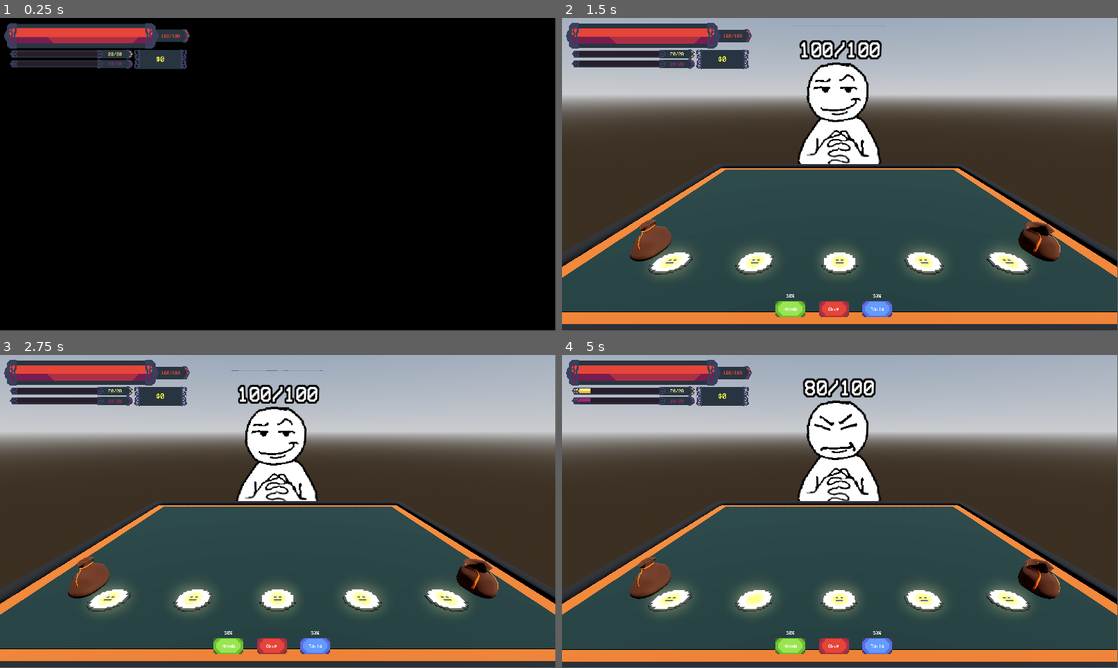
Above: before the commit, frames 1-4 (two rows, left to right).
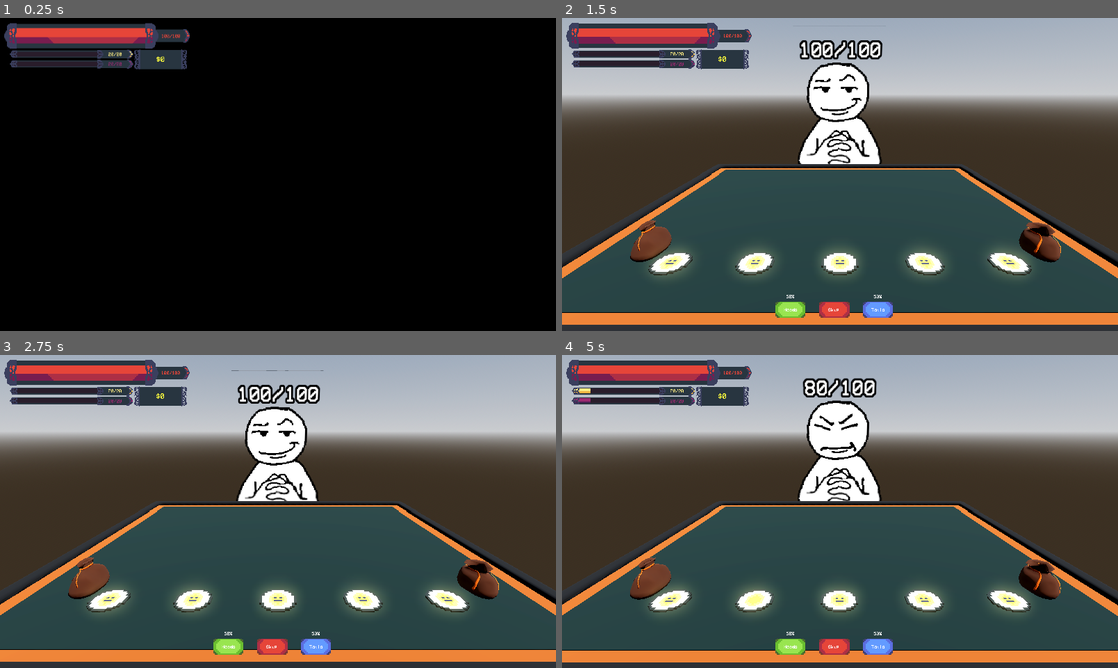
Above: after the commit, the same moments.

Repository: nianjindev/nummus
Game: Godot game, scene res://gui/splash_screen/splash_screen_manager.tscn
The game is run twice, just before and just after one commit, with the same random seed, the same clock (stepped at 60 frames per second) and the same inputs. The engine's default icon, where the game draws it, is replaced by a stand-in: a white triangle on a blue panel in a dark square.
Inputs (mouse positions are in pixels of both pictures, inside the frame that each line leads up to):
- Up to frame 1 (0.25 s): no input
- Up to frame 2 (1.5 s): tap Enter at 0.5 s; move the mouse to (962, 158) at 0.52 s; click (962, 158) at 0.67 s; tap Space at 0.77 s; click "Play" at 1.25 s
- Up to frame 3 (2.75 s): click "Skip" at 2 s
- Up to frame 4 (5 s): click "Skip" at 2.75 s; click "Heads" at 3.5 s; move the mouse to (728, 527) at 4.27 s; click (728, 527) at 4.42 s; tap Space at 4.52 s
In our replay, the window is 799x449 before the commit and 800x450 after it. These sizes can differ from the game's own. Grey fills any space a smaller window leaves; there, only what the larger window draws over its background counts as a difference.

The runs differ from the first frame. In frame 1, 0.1% of the frame differs, in the area x 1-35%, y 2-17%; in frame 2, 2.4%, in the area x 0-100%, y 0-98%; in frame 3, 2.4%; in frame 4, 2.4%.

Commit message:
scaled window

Diff:
--- a/nummus-game/project.godot
+++ b/nummus-game/project.godot
@@ -33,6 +33,8 @@
 
 window/size/viewport_width=1920
 window/size/viewport_height=1080
+window/size/mode=2
+window/stretch/mode="viewport"
 
 [file_customization]
 
